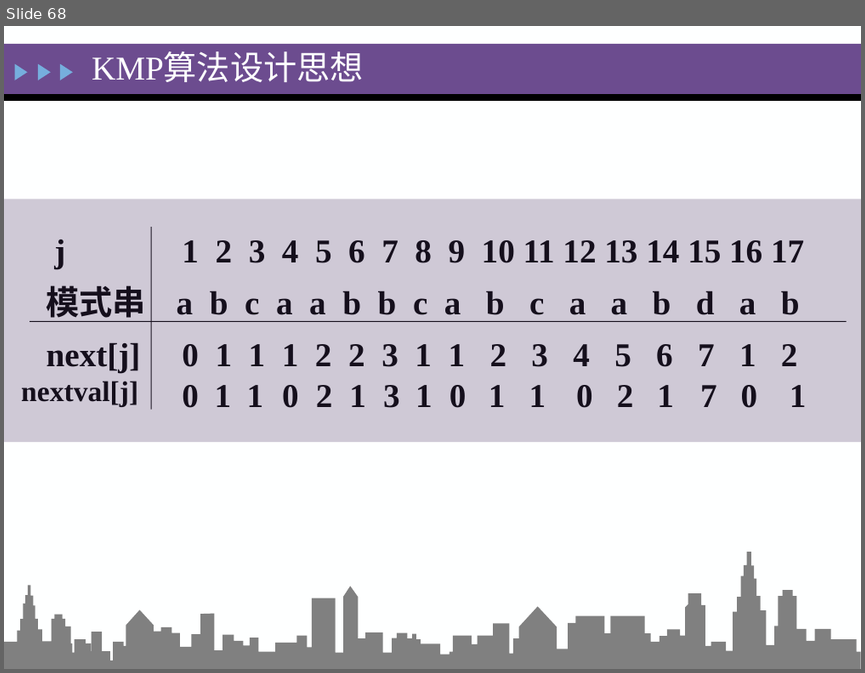
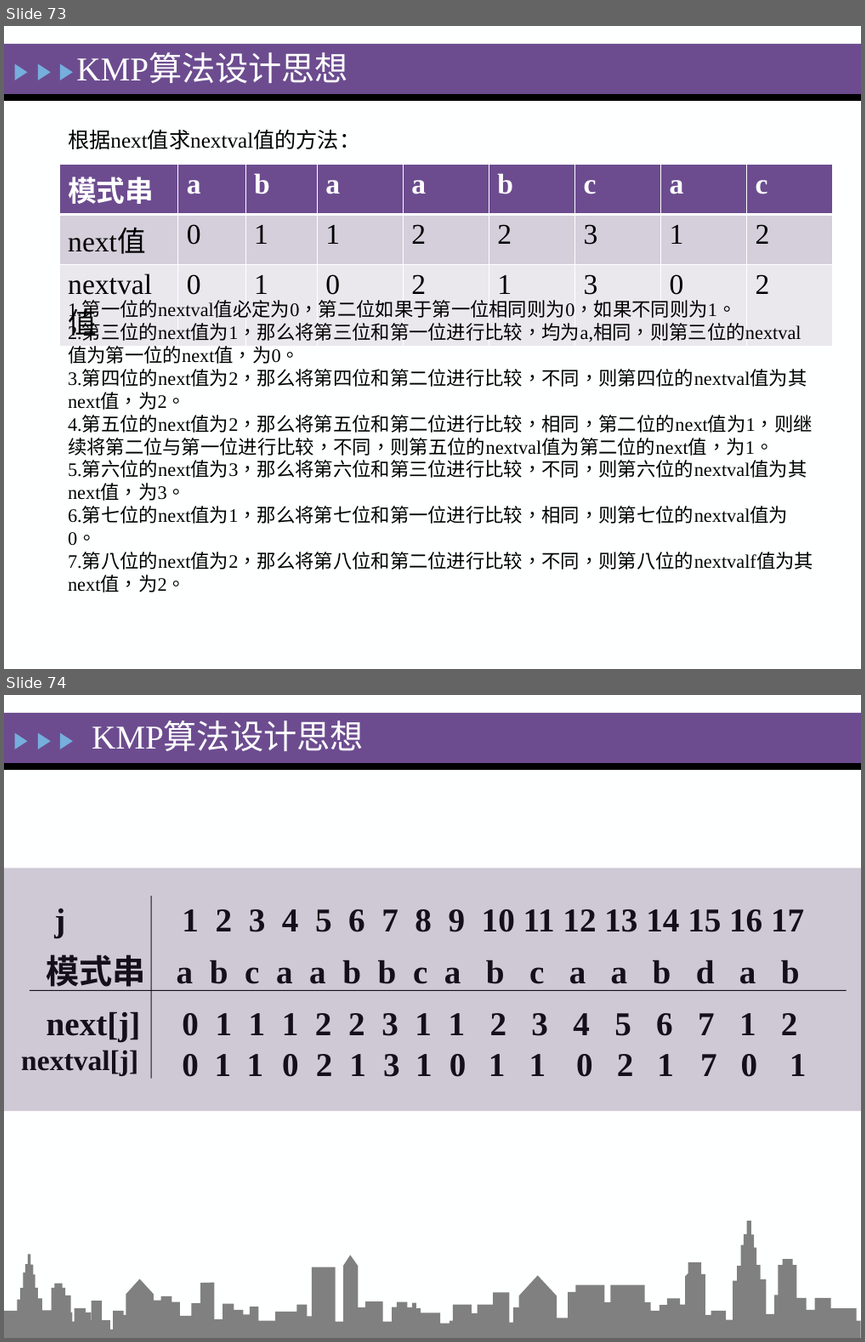
Before and after one commit to zeemeil/zeemeil.github.io, a slide deck: files/2025_1_DS/0319_DS_StringArrayGList.pptx. Shown one above the other, each under a label of ours: slide 68 before the commit, slides 73 and 74 after it. The pictures are 865x673 and 865x1342 pixels, drawn with LibreOffice and Linux fonts; fonts in the diff are those of the drawing. Boxes give left, top, right and bottom in pixels: in the first picture for what was removed or moved away, otherwise in the second. Text is boxed around its words. In the diff, an @@ line names an element or a change of style, - is before the commit and + after.

```diff
--- a/files/2025_1_DS/0319_DS_StringArrayGList.pptx
+++ b/files/2025_1_DS/0319_DS_StringArrayGList.pptx
@@ slide 73 added at (4, 26, 861, 669), background #FEFFFF; not listed: 5 template elements that a slide beside it also shows @@
@@ text added at (76, 55, 348, 83), 28 pt, text #FEFFFF @@
+KMP算法设计思想
@@ text added at (68, 129, 360, 149), 18 pt, text #000000 @@
+根据next值求nextval值的方法：
@@ table added at (60, 164, 833, 298), 3 rows, 9 columns @@
+模式串 | a | b | a | a | b | c | a | c
+next值 | 0 | 1 | 1 | 2 | 2 | 3 | 1 | 2
+nextval值 | 0 | 1 | 0 | 2 | 1 | 3 | 0 | 2
@@ text added at (68, 301, 813, 592), 16 pt, text #000000 @@
+1.第一位的nextval值必定为0，第二位如果于第一位相同则为0，如果不同则为1。
+2.第三位的next值为1，那么将第三位和第一位进行比较，均为a,相同，则第三位的nextval值为第一位的next值，为0。
+3.第四位的next值为2，那么将第四位和第二位进行比较，不同，则第四位的nextval值为其
+next值，为2。
+4.第五位的next值为2，那么将第五位和第二位进行比较，相同，第二位的next值为1，则继续将第二位与第一位进行比较，不同，则第五位的nextval值为第二位的next值，为1。
+5.第六位的next值为3，那么将第六位和第三位进行比较，不同，则第六位的nextval值为其next值，为3。
+6.第七位的next值为1，那么将第七位和第一位进行比较，相同，则第七位的nextval值为0。
+7.第八位的next值为2，那么将第八位和第二位进行比较，不同，则第八位的nextvalf值为其next值，为2。
@@ what was slide 68 is now slide 74 @@
```
Also in this commit, not shown: 1 slide changed, 6 other slides added, 1 other file.
